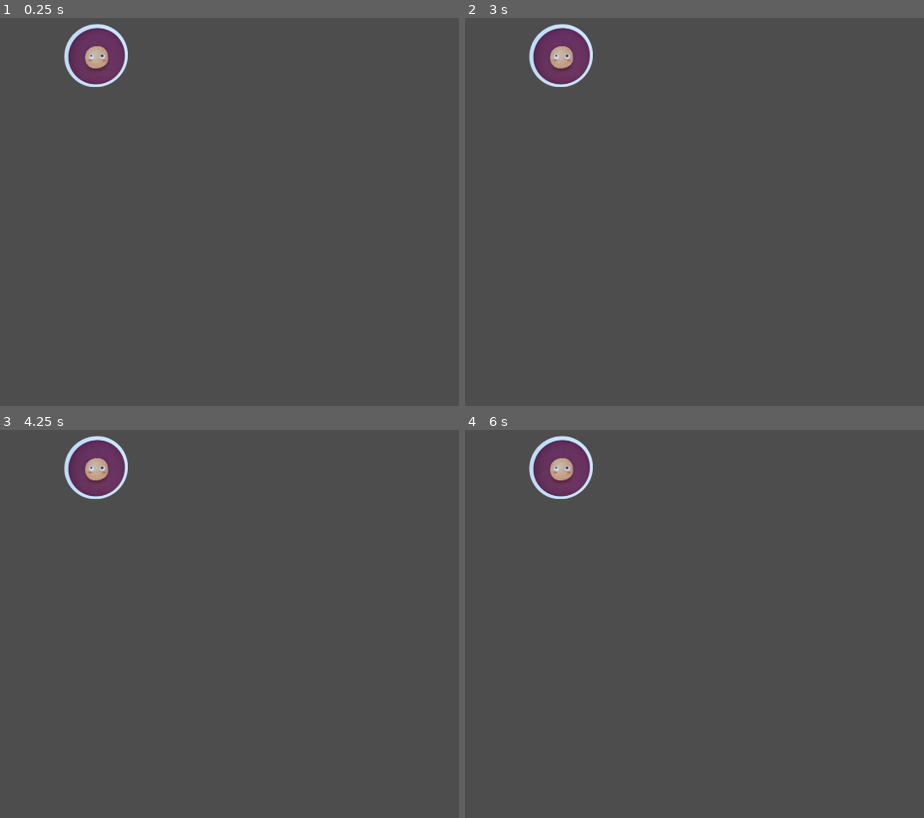
Above: before the commit, frames 1-4 (two rows, left to right).
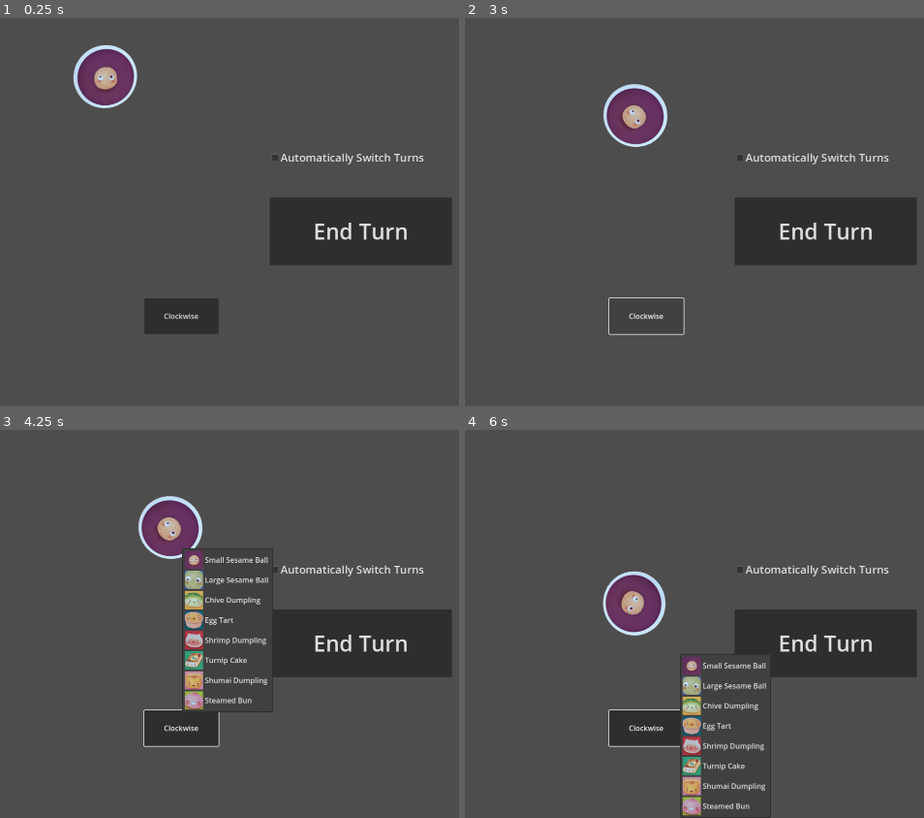
Above: after the commit, the same moments.

Repository: BrandonChang1/CPSC481AIsushidimsum
Game: Godot game, scene res://main.tscn
The game is run twice, just before and just after one commit, with the same random seed, the same clock (stepped at 60 frames per second) and the same inputs.
Inputs (mouse positions are in pixels of both pictures, inside the frame that each line leads up to):
- Up to frame 1 (0.25 s): no input
- Up to frame 2 (3 s): click (561, 56) at 0.52 s; click (570, 76) at 1.27 s; click (827, 231) at 2 s, where only the run after the commit has a clickable "End Turn"; click (648, 316) at 2.75 s, where only the run after the commit has a clickable "Clockwise"
- Up to frame 3 (4.25 s): click (169, 527) at 3.52 s
- Up to frame 4 (6 s): click (827, 643) at 4.25 s, where only the run after the commit has a clickable "End Turn"; click (648, 728) at 5 s, where only the run after the commit has a clickable "Clockwise"; click (634, 604) at 5.77 s

The runs differ from the first frame. In frame 1, 11% of the frame differs, in the area x 13-99%, y 1-82%; in frame 2, 11%; in frame 3, 15%; in frame 4, 14%.

Commit message:
starting work on lazy susan

Diff:
--- a/main.tscn
+++ b/main.tscn
@@ -15,6 +15,8 @@
 #make a large dining table for the background
 # for opponents, do simple label counter, for yourself do stacked icons
 extends Control
+
+@onready var bowl1 = $Bowl1
 
 enum {
 	small_sesame,
@@ -40,6 +42,8 @@
 var curr_turn = 0
 var player_foods: Array[Array] = []
 
+var autoturn = false
+
 # Called when the node enters the scene tree for the first time.
 func _ready() -> void:
 	for n in num_players:
@@ -64,12 +68,26 @@
 	curr_turn += 1
 	if curr_turn == num_players:
 		curr_turn = 0
+	print(\"now turn for player \", (curr_turn + 1))
+
+
+func _on_button_pressed(arg1:String) -> void:
+	if arg1 == \"turn\":
+		inc_turn()
+	if arg1 == \"cw\":
+		print(\"cw button pressed\")
+		bowl1.set_rotation_degrees(bowl1.get_rotation_degrees() + 60)
+
+
+func _on_check_box_toggled(toggled_on: bool) -> void:
+	autoturn = toggled_on
+	print(autoturn)
 "
 
 [sub_resource type="GDScript" id="GDScript_1dx7h"]
 script/source = "extends MenuButton
 
-const bowl_index = 0
+const bowl_index:int = 0
 var current_item = 0
 
 # should these be exports in the main scene instead?
@@ -127,12 +145,16 @@
 script = SubResource("GDScript_pa3jy")
 metadata/_edit_lock_ = true
 
-[node name="MenuButton" type="MenuButton" parent="."]
-layout_mode = 0
-offset_left = 772.0
-offset_top = 258.0
-offset_right = 920.0
-offset_bottom = 405.0
+[node name="Bowl1" type="MenuButton" parent="."]
+layout_mode = 1
+anchors_preset = -1
+offset_left = 792.0
+offset_top = 304.0
+offset_right = 940.0
+offset_bottom = 451.0
+grow_horizontal = 2
+grow_vertical = 2
+pivot_offset = Vector2(72, 240)
 theme_override_icons/icon = ExtResource("1_tg8bt")
 expand_icon = true
 switch_on_hover = true
@@ -185,4 +207,33 @@
 offset_right = 404.0
 offset_bottom = 387.0
 
-[connection signal="food_taken" from="MenuButton" to="." method="_on_menu_button_food_taken"]
+[node name="EndTurn" type="Button" parent="."]
+layout_mode = 0
+offset_left = 1227.0
+offset_top = 643.0
+offset_right = 1627.0
+offset_bottom = 791.0
+theme_override_font_sizes/font_size = 48
+text = "End Turn"
+
+[node name="CheckBox" type="CheckBox" parent="."]
+layout_mode = 0
+offset_left = 1227.0
+offset_top = 512.0
+offset_right = 1622.0
+offset_bottom = 598.0
+theme_override_font_sizes/font_size = 24
+text = "Automatically Switch Turns"
+
+[node name="Button" type="Button" parent="."]
+layout_mode = 0
+offset_left = 952.0
+offset_top = 864.0
+offset_right = 1115.0
+offset_bottom = 942.0
+text = "Clockwise"
+
+[connection signal="food_taken" from="Bowl1" to="." method="_on_menu_button_food_taken"]
+[connection signal="pressed" from="EndTurn" to="." method="_on_button_pressed" binds= ["turn"]]
+[connection signal="toggled" from="CheckBox" to="." method="_on_check_box_toggled"]
+[connection signal="pressed" from="Button" to="." method="_on_button_pressed" binds= ["cw"]]
Binary file added: pic7712507.jpg
Not shown, added: pic7712507.jpg.import
Binary file added: pic8512383.webp
Not shown, added: pic8512383.webp.import
